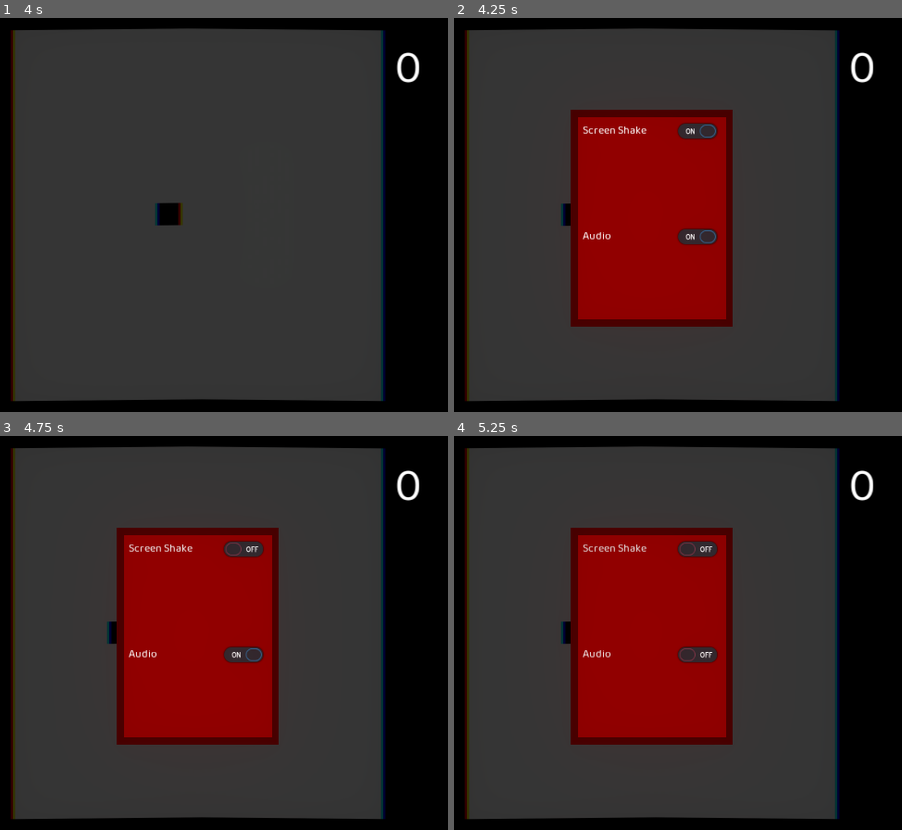
Above: before the commit, frames 1-4 (two rows, left to right).
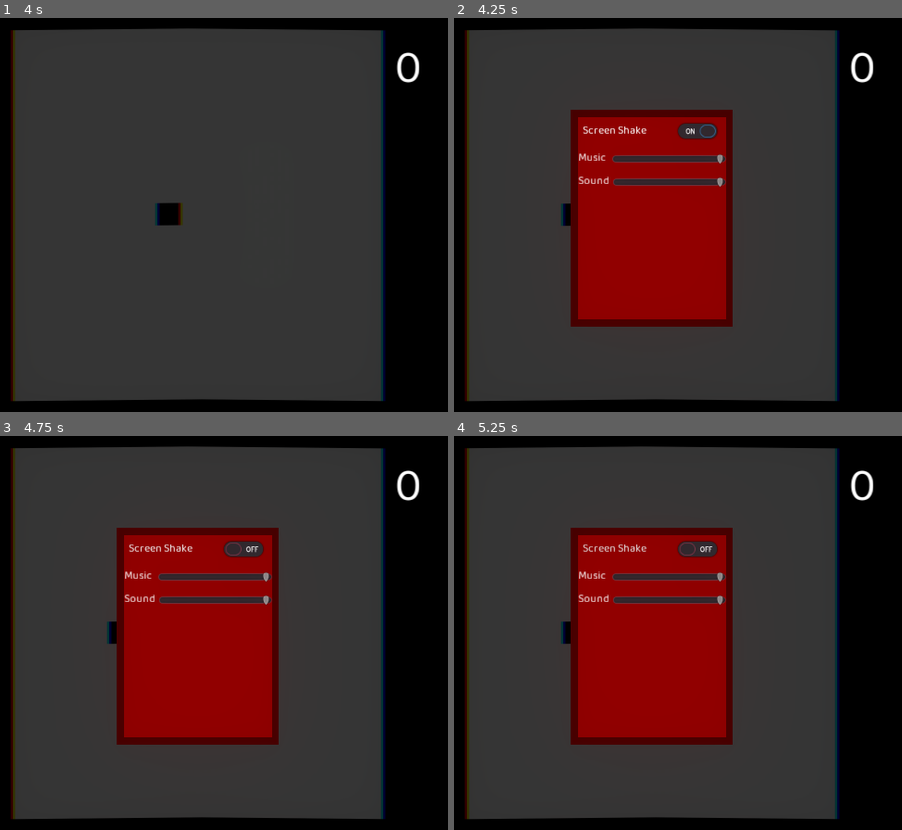
Above: after the commit, the same moments.

Repository: mariothedog/Dodge-and-Explode-
Game: Godot game, scene res://Levels/Endless Level.tscn
Two runs of this game, one before a commit and one after it. Both use one fixed random seed, a clock stepped at 60 frames per second and the inputs below. The engine's default icon, where the game draws it, is replaced by a stand-in: a white triangle on a blue panel in a dark square.
Inputs (mouse positions are in pixels of both pictures, inside the frame that each line leads up to):
- Up to frame 1 (4 s): hold D (move_right) 0.53-1.28 s; tap Space (dash) every 0.75 s from 0.6 to 3.6 s; hold S (move_down) 1.28-2.03 s; hold D (move_right) 2.03-2.78 s; hold W (move_up) 2.78-3.53 s; hold A (move_left) from 3.53 s (still down)
- Up to frame 2 (4.25 s): keep holding A (move_left); tap Escape (ui_cancel) at 4.15 s
- Up to frame 3 (4.75 s): release A (move_left) at 4.25 s; click "Screen Shake" at 4.25 s
- Up to frame 4 (5.25 s): click (651, 656) at 5 s, where only the run before the commit has a clickable "Audio"

Frame 1 is identical in both runs. In frame 2, 1.5% of the frame differs, in the area x 27-61%, y 34-58%; in frame 3, 1.5%; in frame 4, 1.5%.

Commit message:
Added a dash SFX, music, volume control and an improved pause button GUI.
This definitely should have been multiple commits.

Diff:
--- a/Enemies/Enemy.gd
+++ b/Enemies/Enemy.gd
@@ -63,6 +63,7 @@
 		$CollisionShape2D.set_deferred("disabled", true)
 
 		if global.audio_enabled:
+			$"Die SFX".volume_db = global.audio_volume - 30
 			$"Die SFX".play()
 
 		play_death_animation()
--- a/Enemies/Enemy.tscn
+++ b/Enemies/Enemy.tscn
@@ -69,4 +69,5 @@
 
 [node name="Die SFX" type="AudioStreamPlayer2D" parent="."]
 stream = ExtResource( 3 )
+volume_db = -30.0
 [connection signal="body_exited" from="Tile Collision Enabler" to="." method="_on_Tile_Collision_Enabler_body_exited"]
--- /dev/null
+++ b/Music.gd
@@ -0,0 +1,13 @@
+extends Node2D
+
+func _ready():
+	$AudioStreamPlayer.volume_db = global.music_volume - 80
+	fade_in()
+
+func fade_in():
+	$Tween.interpolate_property($AudioStreamPlayer, "volume_db", global.music_volume - 80, global.music_volume - 40,
+	2.0, Tween.TRANS_SINE, Tween.EASE_IN_OUT)
+	$Tween.start()
+
+func _process(_delta):
+	$AudioStreamPlayer.volume_db = global.music_volume - 40
--- /dev/null
+++ b/Music.tscn
@@ -0,0 +1,15 @@
+[gd_scene load_steps=3 format=2]
+
+[ext_resource path="res://Levels/Music/Music.ogg" type="AudioStream" id=1]
+[ext_resource path="res://Music.gd" type="Script" id=2]
+
+[node name="Music" type="Node2D"]
+pause_mode = 2
+script = ExtResource( 2 )
+
+[node name="AudioStreamPlayer" type="AudioStreamPlayer" parent="."]
+stream = ExtResource( 1 )
+volume_db = -40.0
+autoplay = true
+
+[node name="Tween" type="Tween" parent="."]
--- a/Player/Player.gd
+++ b/Player/Player.gd
@@ -56,8 +56,13 @@
 	if Input.is_action_pressed("move_down"):
 		input_vel.y += 1
 
-	if Input.is_action_just_pressed("dash") and input_vel != Vector2.ZERO:
+	if Input.is_action_just_pressed("dash") and input_vel != Vector2.ZERO and not currently_dashing:
 		currently_dashing = true
+
+		if global.audio_enabled:
+			$"Dash SFX".volume_db = global.audio_volume - 30
+			$"Dash SFX".play()
+
 		$Dash.start()
 
 	if currently_dashing:
@@ -90,6 +95,7 @@
 		disable_collision_shapes()
 
 		if global.audio_enabled:
+			$"Die SFX".volume_db = global.audio_volume - 20
 			$"Die SFX".play()
 
 		play_death_animation()
--- a/Player/Player.tscn
+++ b/Player/Player.tscn
@@ -1,7 +1,8 @@
-[gd_scene load_steps=5 format=2]
+[gd_scene load_steps=6 format=2]
 
 [ext_resource path="res://Player/Player.gd" type="Script" id=1]
 [ext_resource path="res://Player/Audio/Die.wav" type="AudioStream" id=2]
+[ext_resource path="res://Player/Audio/Dash.wav" type="AudioStream" id=3]
 
 [sub_resource type="RectangleShape2D" id=1]
 extents = Vector2( 16, 16 )
@@ -74,6 +75,11 @@
 
 [node name="Die SFX" type="AudioStreamPlayer2D" parent="."]
 stream = ExtResource( 2 )
+volume_db = -20.0
+
+[node name="Dash SFX" type="AudioStreamPlayer2D" parent="."]
+stream = ExtResource( 3 )
+volume_db = -30.0
 [connection signal="body_entered" from="Slow-mo Activator" to="." method="_on_Slowmo_Activator_body_entered"]
 [connection signal="body_exited" from="Slow-mo Activator" to="." method="_on_Slowmo_Activator_body_exited"]
 [connection signal="timeout" from="Dash" to="." method="_on_Dash_timeout"]
--- a/UI/Pause Menu.gd
+++ b/UI/Pause Menu.gd
@@ -3,8 +3,9 @@
 func _ready():
 	visible = false
 
-	$"MarginContainer/VSplitContainer/Screen Shake".pressed = global.screen_shake_enabled
-	$"MarginContainer/VSplitContainer/Audio".pressed = global.audio_enabled
+	$"MarginContainer/VBoxContainer/Screen Shake".pressed = global.screen_shake_enabled
+	$"MarginContainer/VBoxContainer/Music/Music Slider".value = global.music_volume
+	$"MarginContainer/VBoxContainer/Audio/Audio Slider".value = global.audio_volume
 
 func _input(_event):
 	if Input.is_action_just_pressed("ui_cancel"):
@@ -17,5 +18,8 @@
 func _on_Screen_Shake_toggled(button_pressed):
 	global.screen_shake_enabled = button_pressed
 
-func _on_Audio_toggled(button_pressed):
-	global.audio_enabled = button_pressed
+func _on_Music_Slider_value_changed(value):
+	global.music_volume = value
+
+func _on_Audio_Slider_value_changed(value):
+	global.audio_volume = value
--- a/UI/Pause Menu.tscn
+++ b/UI/Pause Menu.tscn
@@ -9,6 +9,10 @@
 
 [sub_resource type="Theme" id=2]
 default_font = SubResource( 1 )
+
+[sub_resource type="DynamicFont" id=4]
+use_filter = true
+font_data = ExtResource( 2 )
 
 [node name="Pause Menu" type="MarginContainer"]
 pause_mode = 2
@@ -56,17 +60,13 @@
 "_edit_use_anchors_": false
 }
 
-[node name="VSplitContainer" type="VSplitContainer" parent="MarginContainer"]
+[node name="VBoxContainer" type="VBoxContainer" parent="MarginContainer"]
 margin_left = 10.0
 margin_top = 10.0
 margin_right = 214.0
 margin_bottom = 290.0
-dragger_visibility = 1
-__meta__ = {
-"_edit_use_anchors_": false
-}
 
-[node name="Screen Shake" type="CheckButton" parent="MarginContainer/VSplitContainer"]
+[node name="Screen Shake" type="CheckButton" parent="MarginContainer/VBoxContainer"]
 margin_right = 204.0
 margin_bottom = 40.0
 focus_mode = 0
@@ -78,17 +78,49 @@
 "_edit_use_anchors_": false
 }
 
-[node name="Audio" type="CheckButton" parent="MarginContainer/VSplitContainer"]
-margin_top = 52.0
+[node name="Music" type="HBoxContainer" parent="MarginContainer/VBoxContainer"]
+margin_top = 44.0
 margin_right = 204.0
-margin_bottom = 280.0
-focus_mode = 0
-theme = SubResource( 2 )
-pressed = true
-enabled_focus_mode = 0
-text = "Audio"
-__meta__ = {
-"_edit_use_anchors_": false
-}
-[connection signal="toggled" from="MarginContainer/VSplitContainer/Screen Shake" to="." method="_on_Screen_Shake_toggled"]
-[connection signal="toggled" from="MarginContainer/VSplitContainer/Audio" to="." method="_on_Audio_toggled"]
+margin_bottom = 72.0
+
+[node name="Label" type="Label" parent="MarginContainer/VBoxContainer/Music"]
+margin_right = 43.0
+margin_bottom = 28.0
+size_flags_horizontal = 3
+size_flags_stretch_ratio = 0.28
+custom_fonts/font = SubResource( 4 )
+text = "Music"
+
+[node name="Music Slider" type="HSlider" parent="MarginContainer/VBoxContainer/Music"]
+margin_left = 47.0
+margin_top = 6.0
+margin_right = 204.0
+margin_bottom = 22.0
+size_flags_horizontal = 3
+size_flags_vertical = 4
+min_value = -40.0
+max_value = 0.0
+
+[node name="Audio" type="HBoxContainer" parent="MarginContainer/VBoxContainer"]
+margin_top = 76.0
+margin_right = 204.0
+margin_bottom = 104.0
+
+[node name="Label" type="Label" parent="MarginContainer/VBoxContainer/Audio"]
+margin_right = 44.0
+margin_bottom = 28.0
+custom_fonts/font = SubResource( 4 )
+text = "Sound"
+
+[node name="Audio Slider" type="HSlider" parent="MarginContainer/VBoxContainer/Audio"]
+margin_left = 48.0
+margin_top = 6.0
+margin_right = 204.0
+margin_bottom = 22.0
+size_flags_horizontal = 3
+size_flags_vertical = 4
+min_value = -24.0
+max_value = 0.0
+[connection signal="toggled" from="MarginContainer/VBoxContainer/Screen Shake" to="." method="_on_Screen_Shake_toggled"]
+[connection signal="value_changed" from="MarginContainer/VBoxContainer/Music/Music Slider" to="." method="_on_Music_Slider_value_changed"]
+[connection signal="value_changed" from="MarginContainer/VBoxContainer/Audio/Audio Slider" to="." method="_on_Audio_Slider_value_changed"]
--- a/global.gd
+++ b/global.gd
@@ -2,6 +2,8 @@
 
 var screen_shake_enabled = true
 var audio_enabled = true
+var music_volume = 0
+var audio_volume = 0
 
 func rand_int(minimum, maximum): # Does not include the maximum value.
 	return randi() % maximum + minimum
--- a/project.godot
+++ b/project.godot
@@ -22,6 +22,7 @@
 [autoload]
 
 global="*res://global.gd"
+Music="*res://Music.tscn"
 
 [display]
 
Not shown, changed: Credits.txt
Not shown, added: Levels/Music/Music.ogg.import
Not shown, added: Player/Audio/Dash.wav.import
Not shown: 1 places in UI/Pause Menu.tscn that only renumber resources
Not shown, added: Levels/Music/Music.ogg
Not shown, added: Player/Audio/Dash.wav
